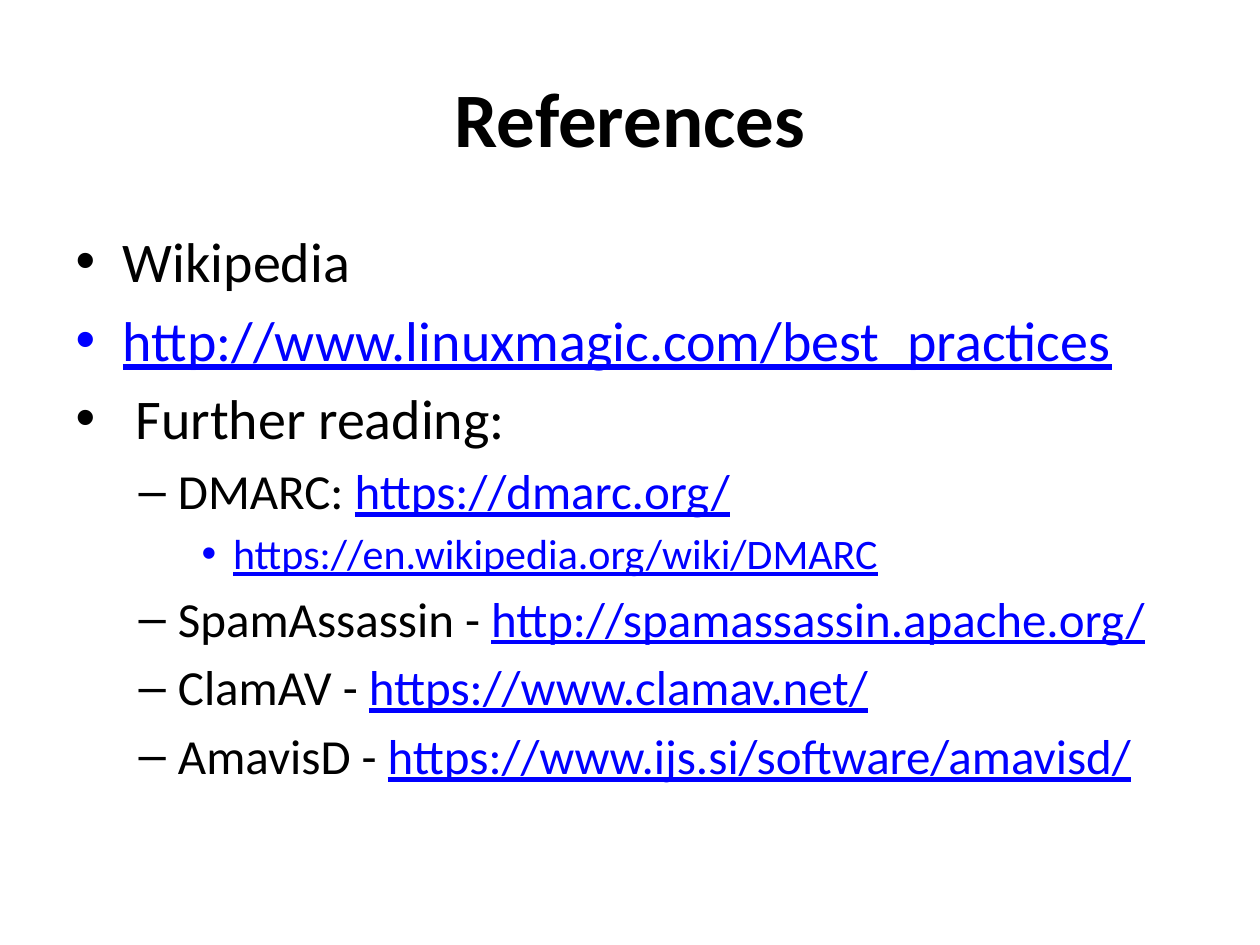
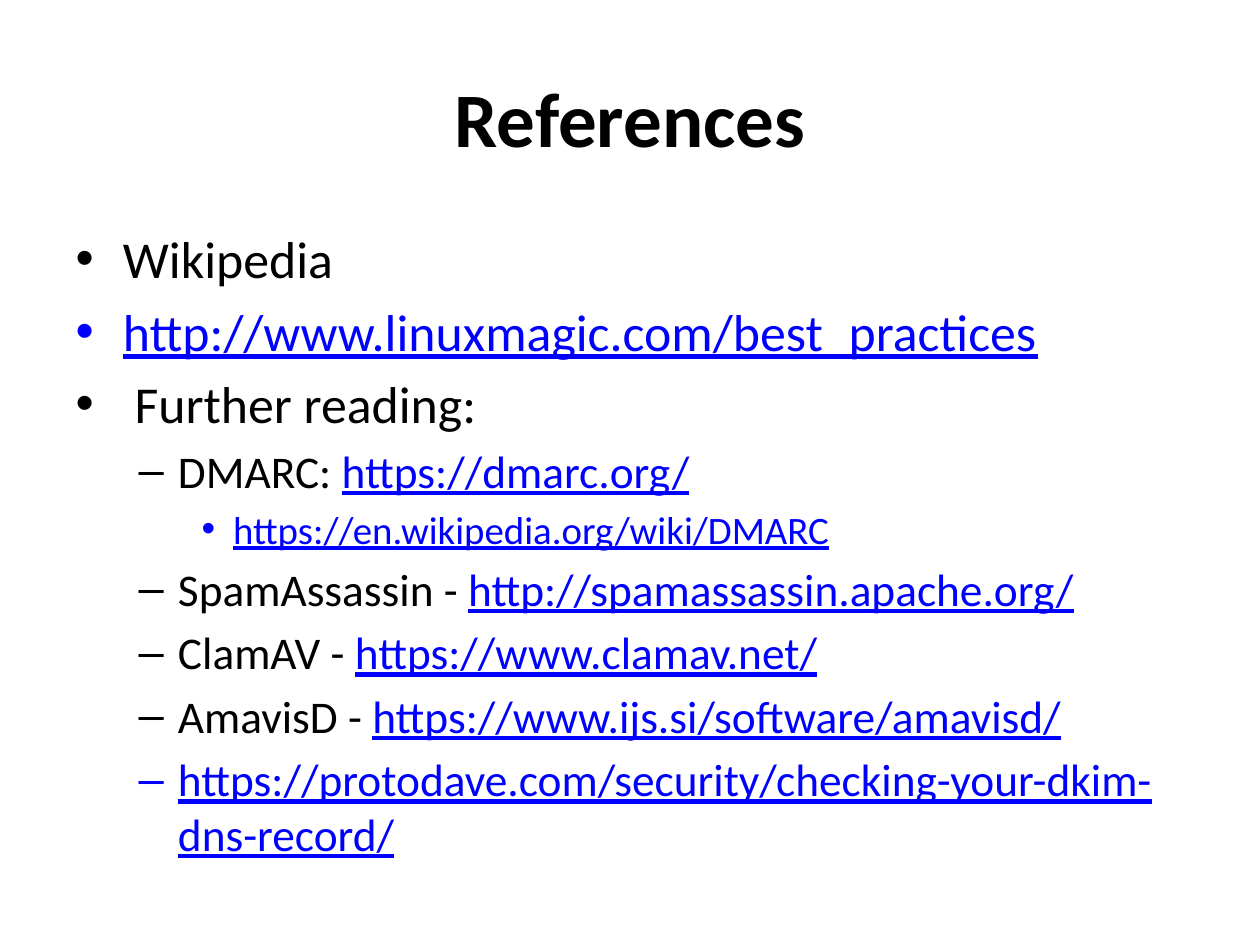
Before and after one commit to afnog/afnog.github.io, a slide deck: slide 36 of sse/postfix/postfix-mailgateway-debian.ppt. Drawn at 1260x945 pixels with LibreOffice and Linux fonts; fonts in the diff are those of the drawing. Boxes give left, top, right and bottom in pixels: in the first picture for what was removed or moved away, otherwise in the second. Text is boxed around its words. In the diff, an @@ line names an element or a change of style, - is before the commit and + after.

```diff
--- a/sse/postfix/postfix-mailgateway-debian.ppt
+++ b/sse/postfix/postfix-mailgateway-debian.ppt
@@ text at <box>123,242,1073,741</box>: size 32 to 29.6 pt in "Wikipedia", "http://www.linuxmagic.com/best_practices", "Further reading:"; size 28 to 25.9 pt in "DMARC: https://dmarc.org/", "SpamAssassin - http://spamassassin.apache.org/", "ClamAV - https://www.clamav.net/", "AmavisD - https://www.ijs.si/software/amavisd/"; size 24 to 22.2 pt in "https://en.wikipedia.org/wiki/DMARC" @@
@@ text at <box>178,764,1151,858</box>: paragraph added @@
+  – https://protodave.com/security/checking-your-dkim-dns-record/
```
Also in this commit, not shown: 1 other slide changed.
